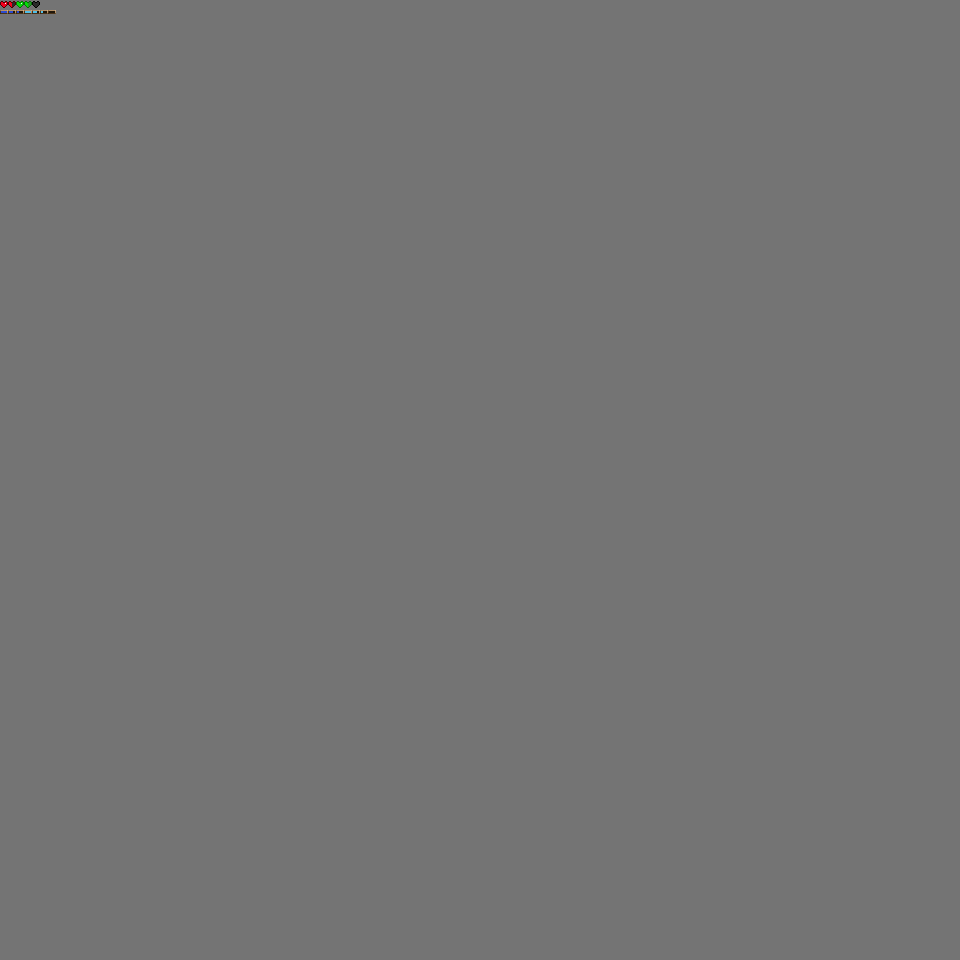
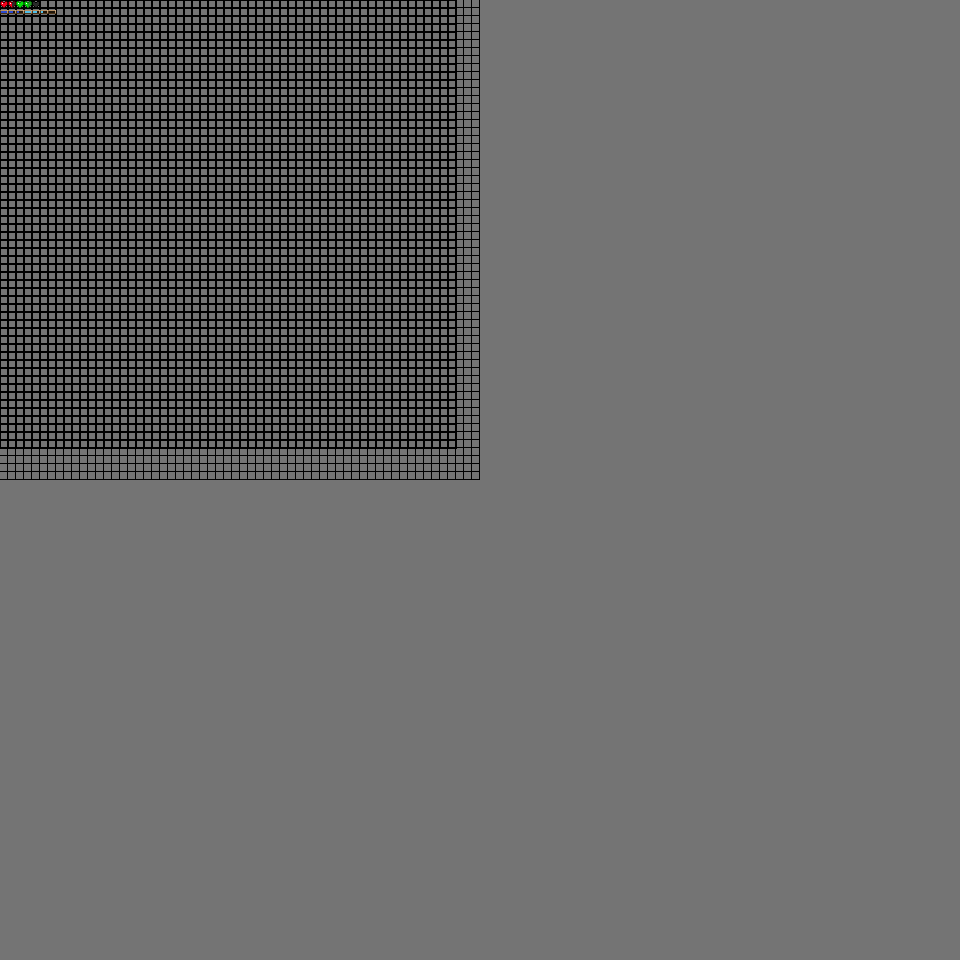
The second 960px x 960px image is a revision of the first. Changes to its layers:
painted on "Layer 13" over [left=2, top=3, right=27, bottom=4]
showed "Grid" over [left=0, top=0, right=480, bottom=480]
